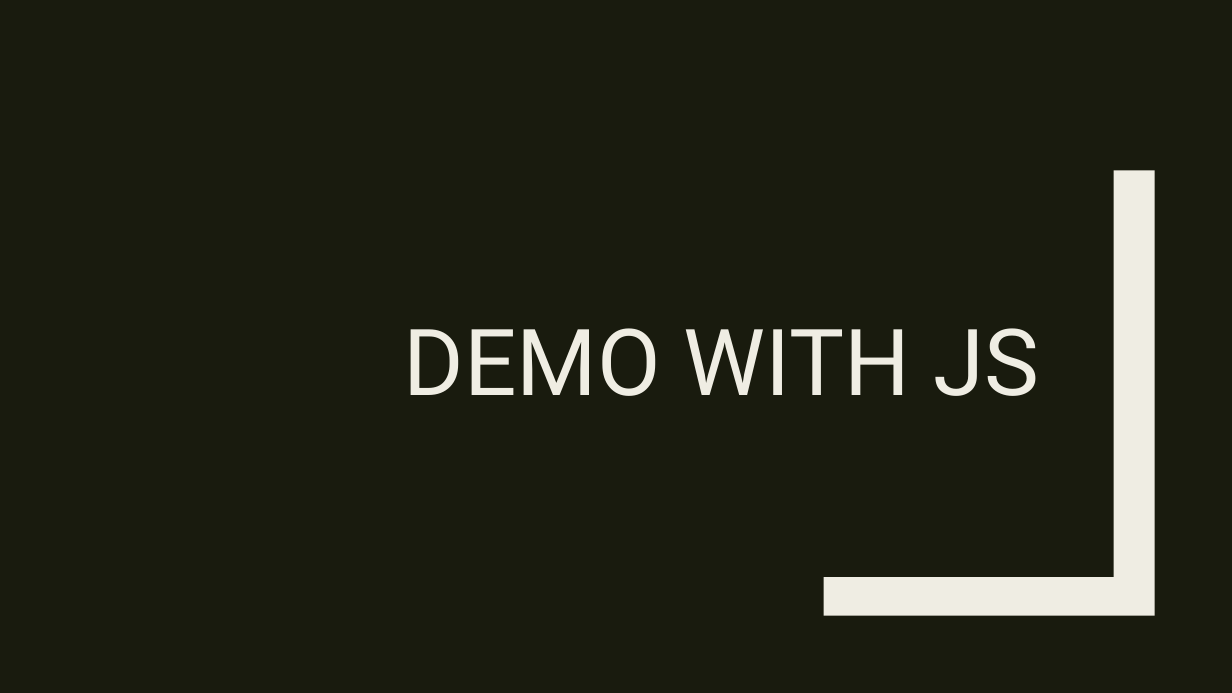
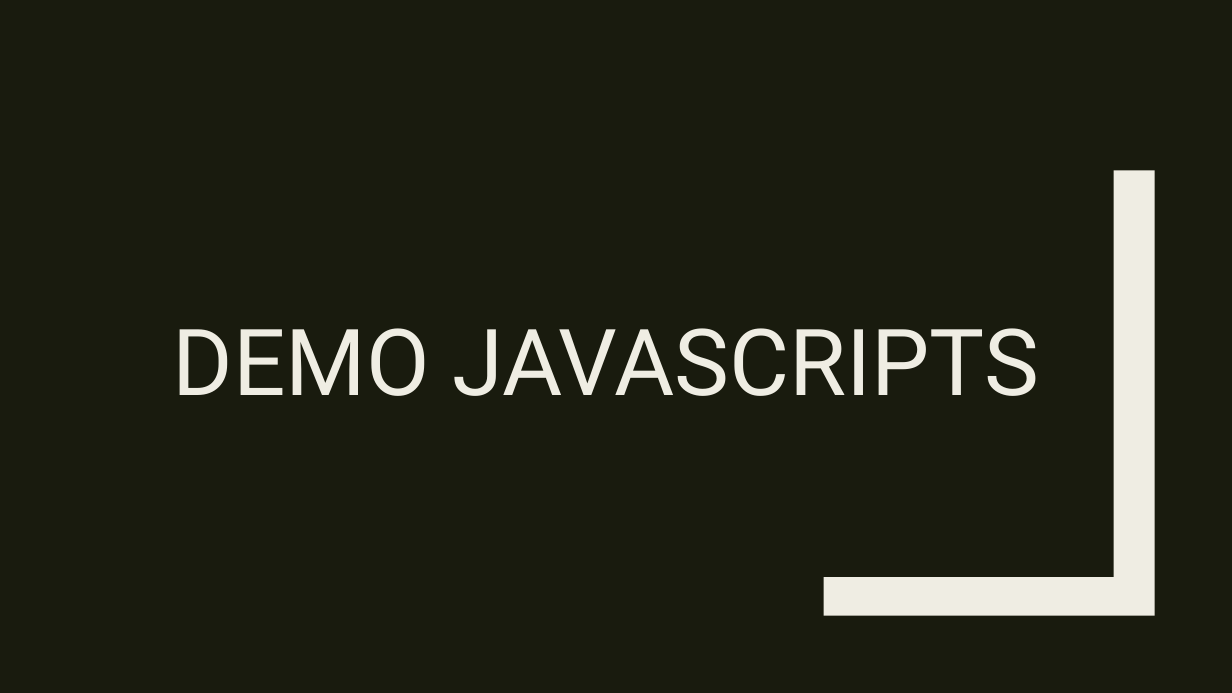
Before and after one commit to pkyurkchiev/mean-stack, a slide deck: slide 12 of slides/NodeJS.pptx. Drawn at 1232x693 pixels with LibreOffice and Linux fonts; fonts in the diff are those of the drawing. Boxes give left, top, right and bottom in pixels: in the first picture for what was removed or moved away, otherwise in the second. Text is boxed around its words. In the diff, an @@ line names an element or a change of style, - is before the commit and + after.

```diff
--- a/slides/NodeJS.pptx
+++ b/slides/NodeJS.pptx
@@ title at [172,328,1039,396]: text changed @@
-DEMO WITH JS
+DEMO JAVASCRIPTS
```
Also in this commit, not shown: 2 other slides changed, 2 other files.
